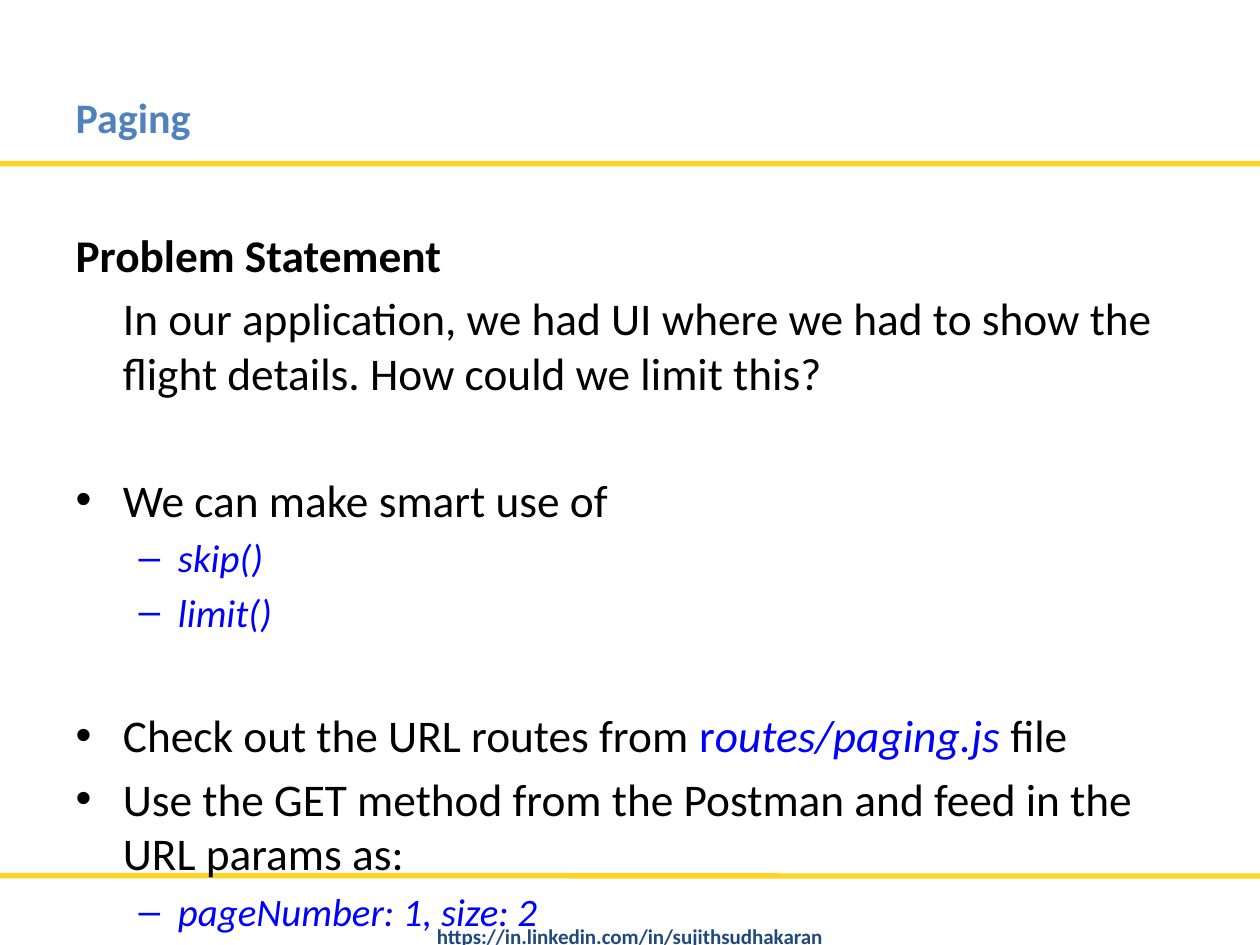
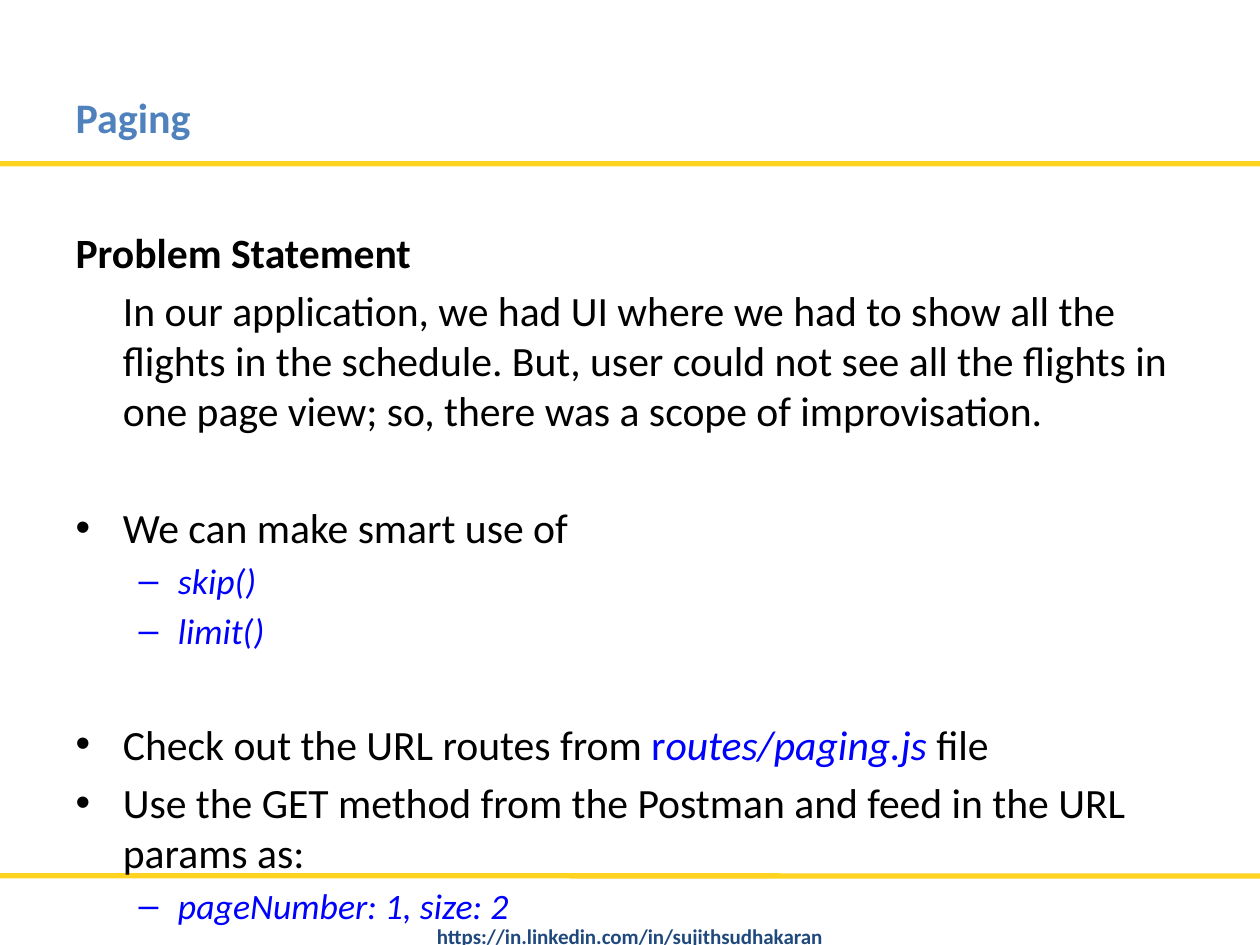
Before and after one commit to nitinmlvya/mongodb-tips-and-advfeatures, a slide deck: slide 9 of MongoDB Tips and Advance Features.pptx. Drawn at 1260x945 pixels with LibreOffice and Linux fonts; fonts in the diff are those of the drawing; background and template pictures are left out. Boxes give left, top, right and bottom in pixels: in the first picture for what was removed or moved away, otherwise in the second. Text is boxed around its words. In the diff, an @@ line names an element or a change of style, - is before the commit and + after.

```diff
--- a/MongoDB Tips and Advance Features.pptx
+++ b/MongoDB Tips and Advance Features.pptx
@@ text at [76, 238, 1125, 819]: size 25.9 to 23.8 pt in "Problem Statement", "We can make smart use of", "Check out the URL routes from routes/paging.js ...", "Use the GET method from the Postman ..."; size 22.2 to 20.4 pt in "skip()", "limit()", "pageNumber: 1, size: 2" @@
@@ text at [123, 297, 1166, 433]: text changed; size 25.9 to 23.8 pt @@
-In our application, we had UI where we had to show the flight details. How could we limit this?
+In our application, we had UI where we had to show all the flights in the schedule. But, user could not see all the flights in one page view; so, there was a scope of improvisation.
```
Also in this commit, not shown: 4 other slides changed, 3 other files.
